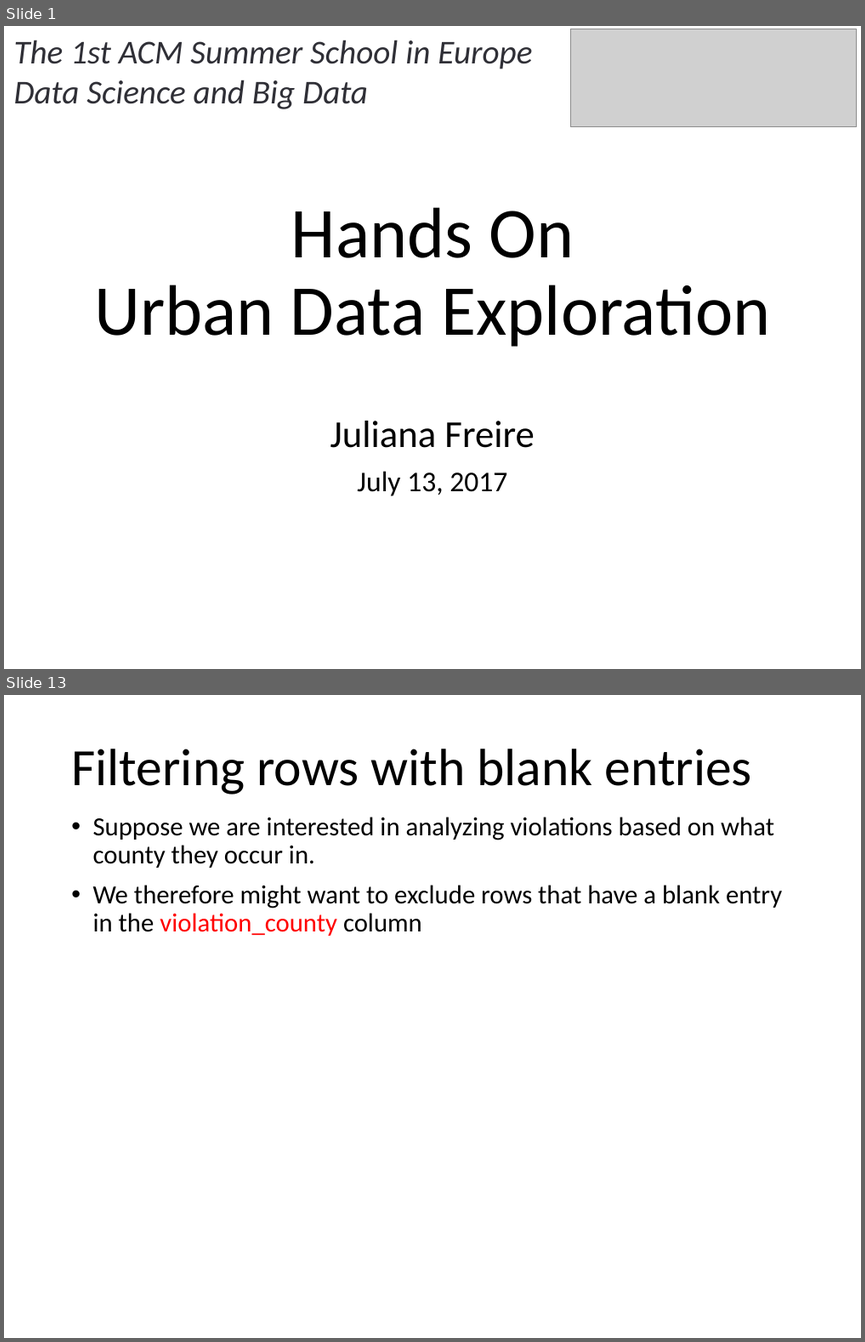
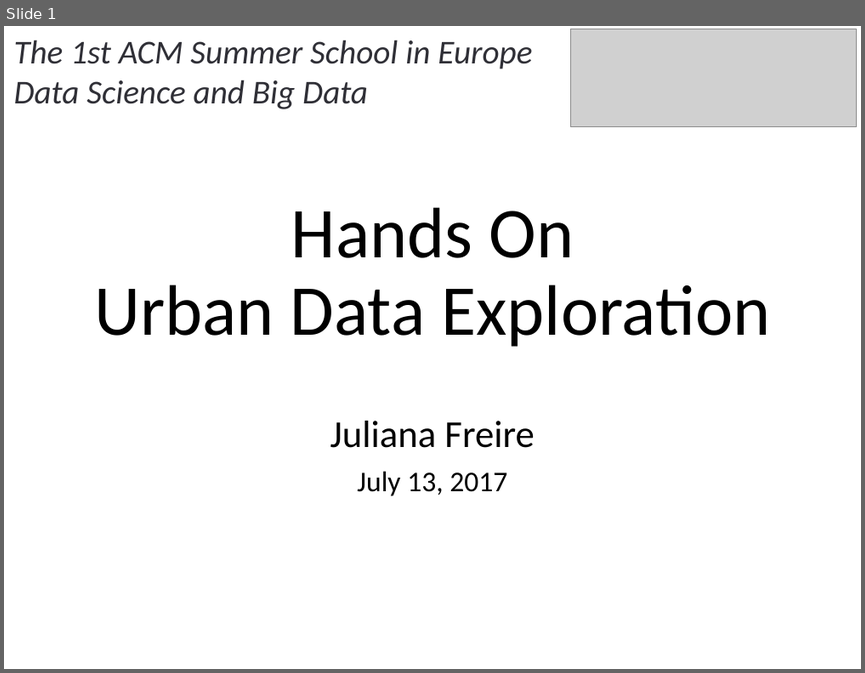
Before and after one commit to julianafreire/ACMSummerSchool2017, a slide deck: lab-data-exploration.pptx. Shown one above the other, each under a label of ours: slides 1 and 13 before the commit, slide 1 after it; the slides between them are not shown. The pictures are 865x1342 and 865x673 pixels, drawn with LibreOffice and Linux fonts; fonts in the diff are those of the drawing; grey boxes stand for pictures. Boxes give left, top, right and bottom in pixels: in the first picture for what was removed or moved away, otherwise in the second. Text is boxed around its words. In the diff, an @@ line names an element or a change of style, - is before the commit and + after.

```diff
--- a/lab-data-exploration.pptx
+++ b/lab-data-exploration.pptx
@@ slide 13 removed at <box>4,695,861,1338</box>, background #FFFFFF @@
@@ title removed at <box>71,749,752,794</box> @@
-Filtering rows with blank entries
@@ text removed at <box>93,817,782,936</box> @@
-• Suppose we are interested in analyzing violations based on what county they occur in.
-• We therefore might want to exclude rows that have a blank entry in the violation_county column
```
Also in this commit, not shown: 4 slides changed, 1 slide added, 39 other slides removed, 4 other files.
